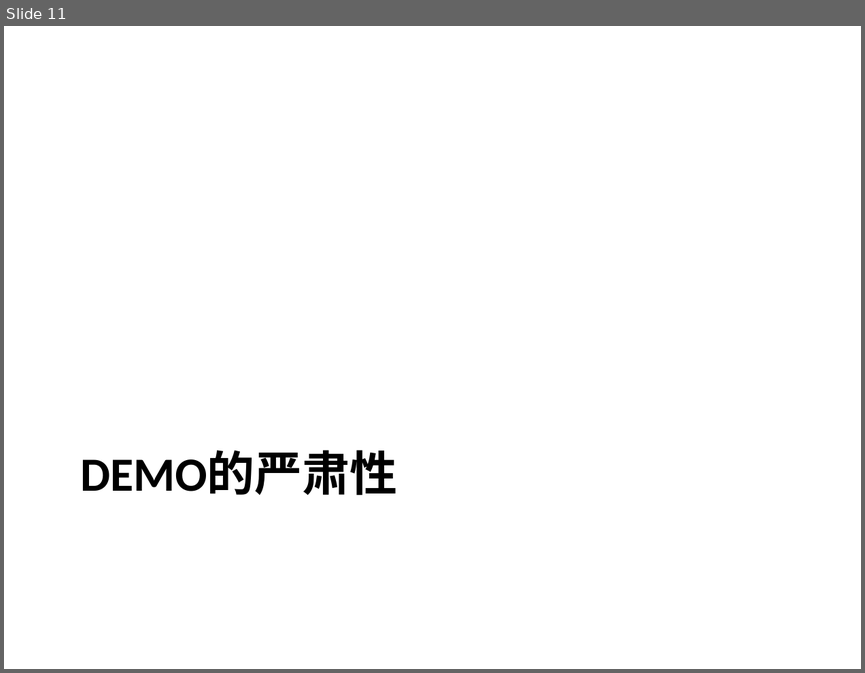
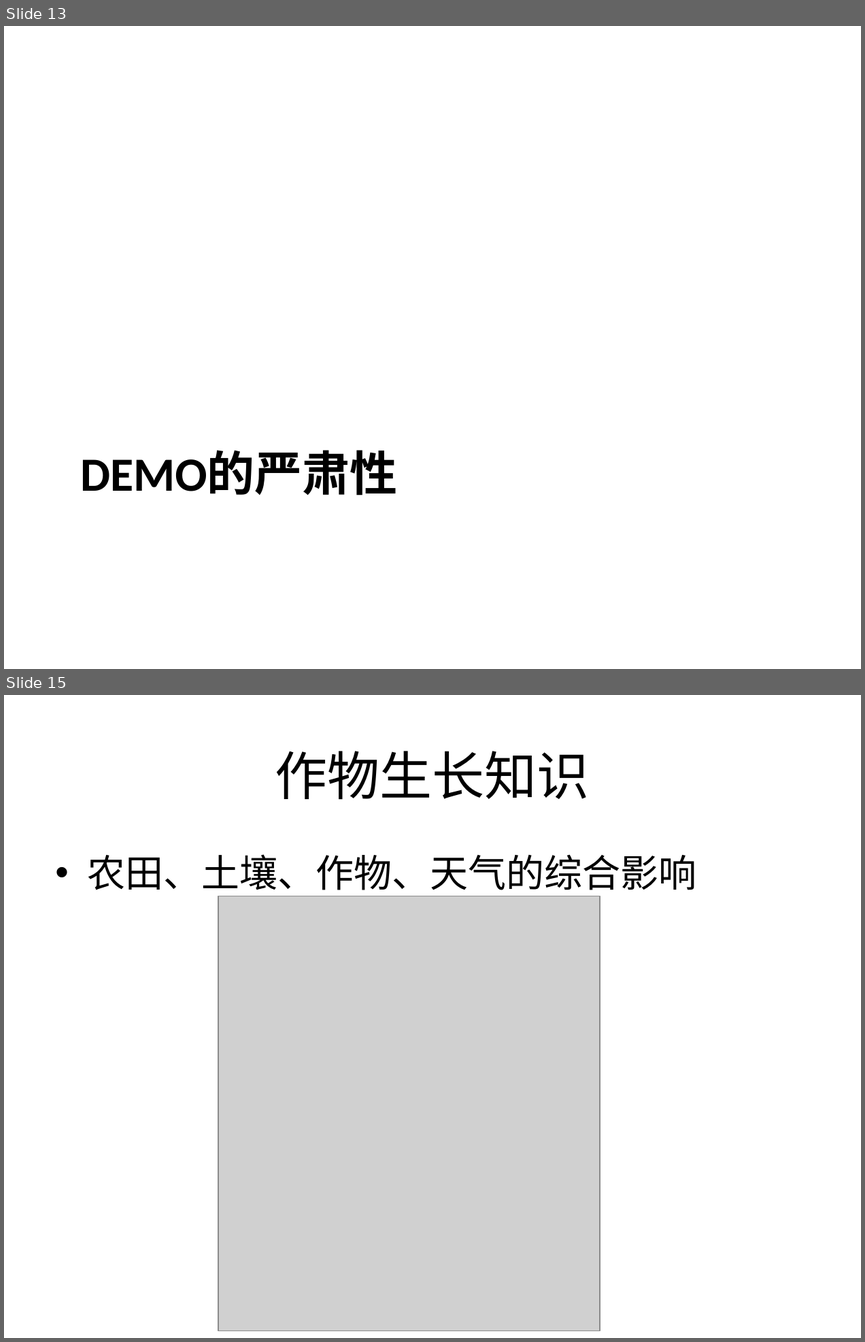
Before and after one commit to sativa/graduate2011, a slide deck: 策划/策划.ppt. Shown one above the other, each under a label of ours: slide 11 before the commit, slides 13 and 15 after it; the slides between them are not shown. The pictures are 865x673 and 865x1342 pixels, drawn with LibreOffice and Linux fonts; fonts in the diff are those of the drawing; grey boxes stand for pictures. Boxes give left, top, right and bottom in pixels: in the first picture for what was removed or moved away, otherwise in the second. Text is boxed around its words. In the diff, an @@ line names an element or a change of style, - is before the commit and + after.

```diff
--- a/策划/策划.ppt
+++ b/策划/策划.ppt
@@ slide 15 added at (4, 695, 861, 1338), background #FFFFFF @@
@@ title added at (275, 751, 589, 799), 44 pt, text #000000 @@
+作物生长知识
@@ text added at (88, 854, 697, 897), 32 pt, text #000000 @@
+• 农田、土壤、作物、天气的综合影响
@@ picture added at (218, 896, 600, 1330) @@
@@ what was slide 11 is now slide 13 @@
```
Also in this commit, not shown: 7 slides changed, 6 other slides added, 2 slides removed, 2 other files.
